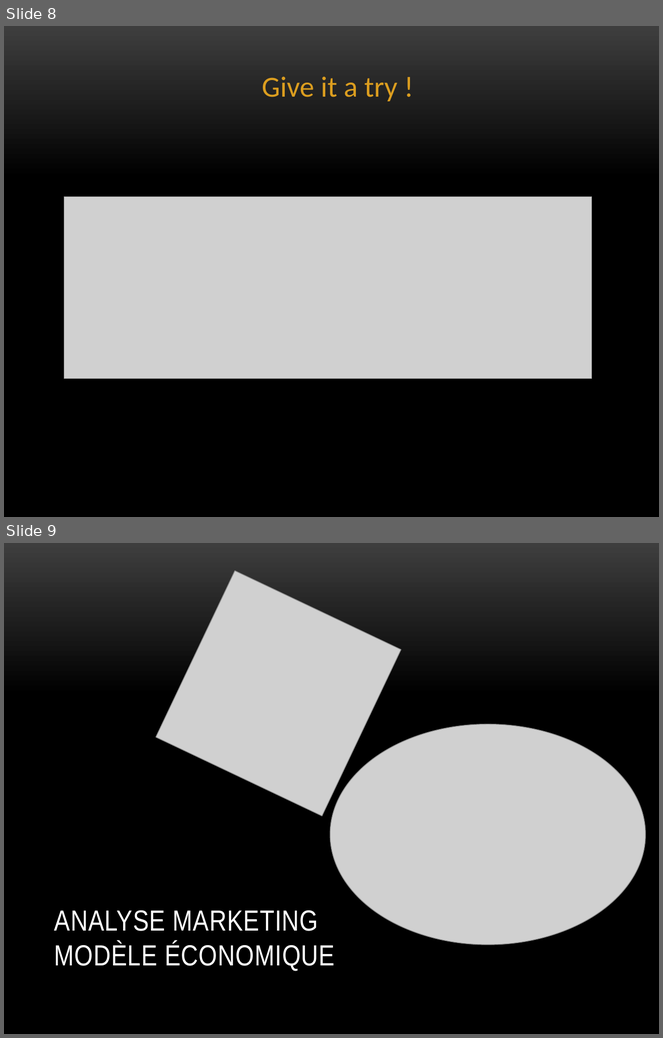
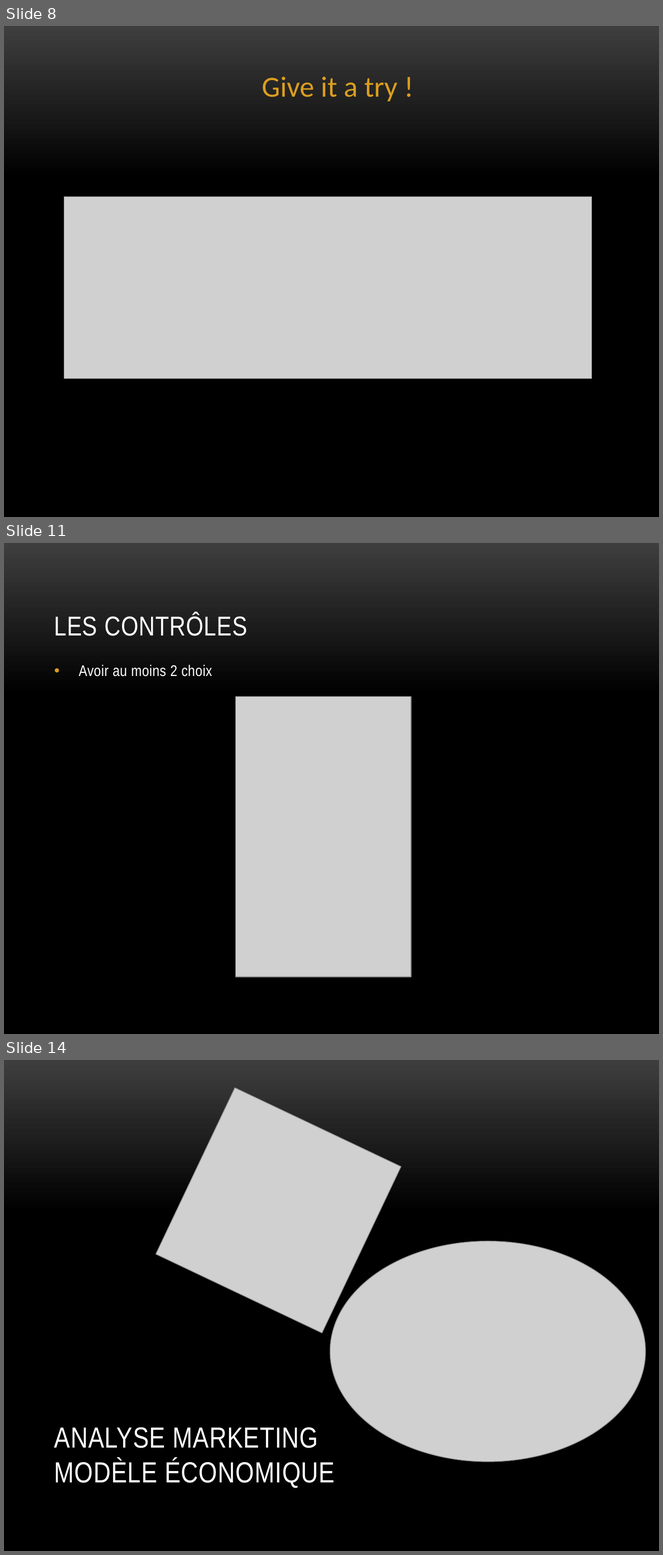
Before and after one commit to Cysios/eze2chooz, a slide deck: Livrables/Présentation Finale.pptx. Shown one above the other, each under a label of ours: slides 8 and 9 before the commit, slides 8, 11 and 14 after it; the slides between them are not shown. The pictures are 663x1038 and 663x1555 pixels, drawn with LibreOffice and Linux fonts; fonts in the diff are those of the drawing; grey boxes stand for pictures; background and template pictures are left out. Boxes give left, top, right and bottom in pixels: in the first picture for what was removed or moved away, otherwise in the second. Text is boxed around its words. In the diff, an @@ line names an element or a change of style, - is before the commit and + after.

```diff
--- a/Livrables/Présentation Finale.pptx
+++ b/Livrables/Présentation Finale.pptx
@@ slide 11 added at (4,543,659,1034), background picture (left out) @@
@@ title added at (54,613,247,636), 30 pt, text #FFFFFF @@
+LES CONTRÔLES
@@ text added at (79,665,212,677), 17 pt, text #FFFFFF @@
+• Avoir au moins 2 choix
@@ picture added at (236,696,412,977) @@
@@ what was slide 9 is now slide 14 @@
```
Also in this commit, not shown: 2 slides changed, 4 other slides added.
